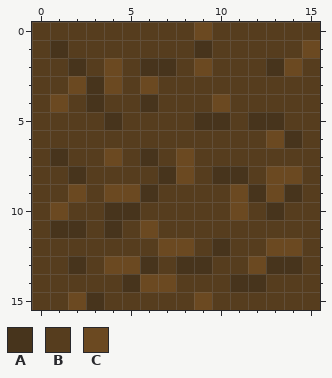
Edited in one commit: pixel-art sprite (data/img/sprite/dirt2.png). The first picture shows the starting point.
The file is 16x16 pixels.
Palette (. is transparent): A #47341c  B #563d1e  C #6b4921
The result:
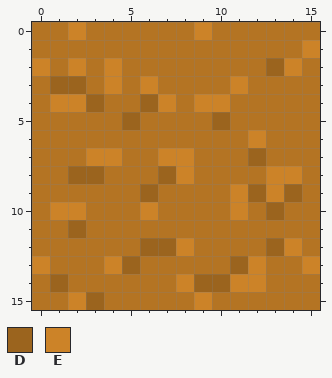
Colours new in this view: D #9b641e  E #cc8328
The exact change:
colour B: #563d1e -> #b47423
y 0: x 2 B -> E; x 9 C -> E
y 1: x 1 A -> B; x 9 A -> B; x 15 C -> E
y 2: x 0 B -> E; x 2 A -> E; x 4 C -> E; x 6..7 AA -> BB; x 9 C -> B; x 13..14 AC -> DE
y 3: x 1..4 BCAC -> DDBE; x 6 C -> E; x 11 B -> E
y 4: x 1..3 CBA -> EED; x 6..7 AB -> DE; x 9..10 BC -> EE
y 5: x 4..5 AB -> BD; x 9..10 AA -> BD; x 12..13 AA -> BB
y 6: x 12..14 BCA -> EBB
y 7: x 1 A -> B; x 3..4 BC -> EE; x 6..8 ABC -> BEE; x 12 B -> D
y 8: x 2..3 AB -> DD; x 7..8 AC -> DE; x 10..11 AA -> BB; x 13..14 CC -> EE
y 9: x 2 C -> B; x 4..6 CCA -> BBD; x 11..14 CACA -> EDED
y 10: x 1..2 CB -> EE; x 4..6 AAB -> BBE; x 11 C -> E; x 13 A -> D
y 11: x 1..2 AA -> BD; x 4 A -> B; x 6 C -> B
y 12: x 6..8 BCC -> DDE; x 10 A -> B; x 13..14 CC -> DE
y 13: x 0 B -> E; x 2 A -> B; x 4..6 CCA -> EDB; x 8..9 AA -> BB; x 11..15 BCAAB -> DEBBE
y 14: x 1 B -> D; x 5..12 ACCBBBAA -> BBBEDDEE
y 15: x 2..3 CA -> ED; x 9 C -> E
Where, in picture pixels (left, top, right, bottom), the same in both pictures:
changed: (32, 22, 320, 310)
